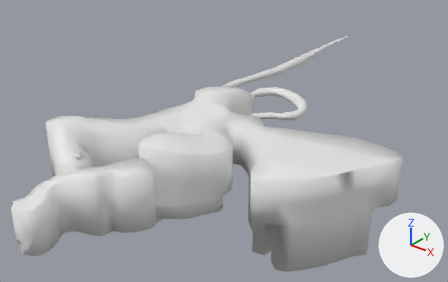
What one commit did to the Blender file Assets/Models/Cave/cave.blend.
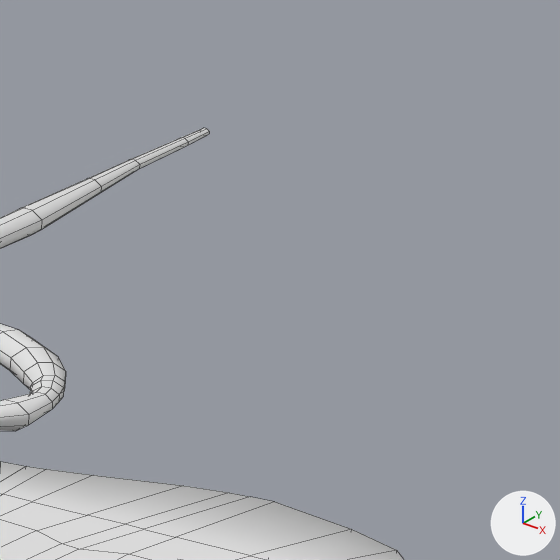
Each version appears first whole from a 50 mm camera at (145.9, -266.8, 129.2) aimed at (-36.7, -38.7, -12.2), and next in a close-up on the part from 65% to 100% of the width and 0% to 55% of the height. The lights are fixed; the arrows at lower right show +X, +Y and +Z. The close-ups show mesh edges as thin lines.

In view in the first close-up: 'Cave'.
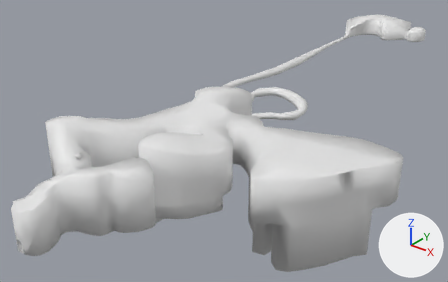
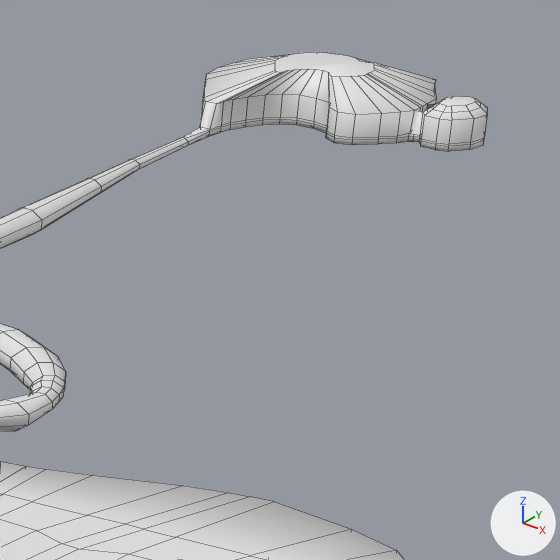
Boxes (x1, y1, x2, y2) around the edits, measured in the close-ups (560 x 560 px):
'Cave', reshaped
    before: (0, 128, 404, 560)
    after: (0, 52, 488, 560)
part 1 of me_plane, built on
    before: (181, 128, 209, 142)
    after: (181, 52, 488, 151)

The change in detail:
me_plane is used by ob_cave; location (-20.9, -170.8, -0.1).
me_plane had 1277 vertices, 1258 faces, 2 loose edges and spanned x -41.0..89.0, y -1.0..295.0, z -21.0..30.0.
me_plane now has 1539 vertices, 1504 faces, 2 loose edges and spans x -46.0..89.0, y -1.0..345.0, z -21.0..30.0.
me_plane part 1: 1 vertex moved from x -34.0, y 295.0, z 4.0 to x -33.0, y 295.0, z 4.0; 1 vertex removed from x -34.0, y 295.0, z 4.0; 263 vertices added at x -46.0..12.0, y 295.0..345.0, z 3.0..13.0.
